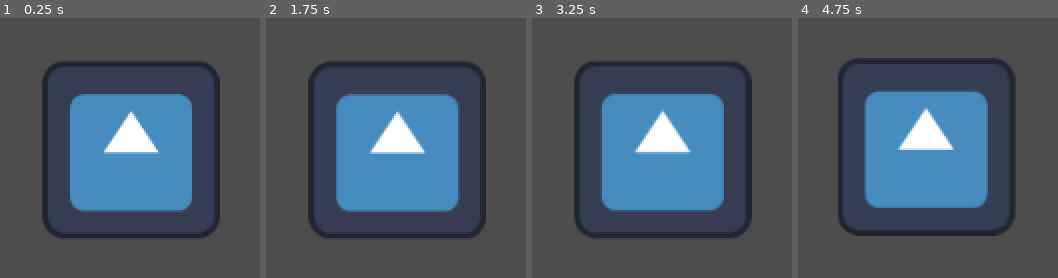
Above: before the commit, frames 1-4 (left to right).
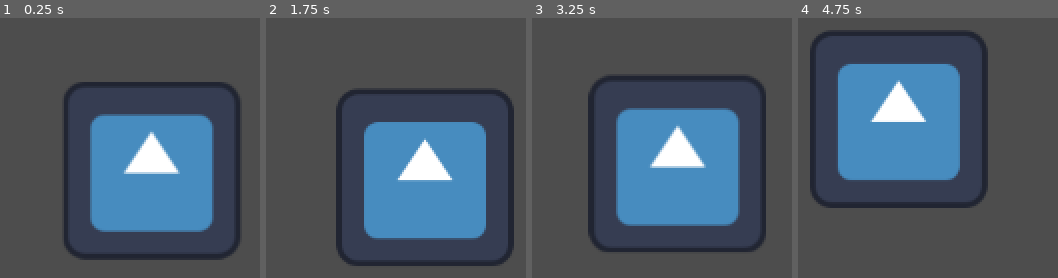
Above: after the commit, the same moments.

Repository: shafayatb/ShaderPlayground
Game: Godot game, scene res://effects/camera_shake_test.tscn
Two runs of this game, one before a commit and one after it. Both use one fixed random seed, a clock stepped at 60 frames per second and the inputs below. This scene is started directly instead of the project's main scene. The engine's default icon, where the game draws it, is replaced by a stand-in: a white triangle on a blue panel in a dark square.
Inputs:
- Up to frame 1 (0.25 s): no input
- Up to frame 2 (1.75 s): tap Enter (ui_accept) at 0.5, 0.77, 1.52 s
- Up to frame 3 (3.25 s): tap Enter (ui_accept) at 3.02 s
- Up to frame 4 (4.75 s): tap Enter (ui_accept) at 3.77, 4.52 s

The runs differ from the first frame. In frame 1, 28% of the frame differs, in the area x 16-93%, y 16-94%; in frame 2, 30%; in frame 3, 24%; in frame 4, 30%, in the area x 4-84%, y 4-84%.

Commit message:
hit particles effect

Diff:
--- a/code_shaders/ripple_reflection.tres
+++ b/code_shaders/ripple_reflection.tres
@@ -17,4 +17,4 @@
 shader_parameter/y_amount = 0.6
 shader_parameter/tint = Color(0, 0.647059, 0.764706, 1)
 shader_parameter/scale = Vector2(6.77344, 5.67188)
-shader_parameter/zoom = Vector2(0, 0.5)
+shader_parameter/zoom = Vector2(0, 0.289664)
--- a/effects/camera_shake_test.gd
+++ b/effects/camera_shake_test.gd
@@ -7,7 +7,7 @@
 	camera_shake_noise = FastNoiseLite.new()
 
 	var camera_tween = get_tree().create_tween()
-	camera_tween.tween_method(start_camera_shake, 5.0, 1.0, 0.5)
+	camera_tween.tween_method(start_camera_shake, 100.0, 1.0, 0.5)
 	camera_tween.set_loops(10)
 
 func start_camera_shake(intensity: float):
--- /dev/null
+++ b/effects/particles/hit_particles_effect.gd
@@ -0,0 +1,8 @@
+extends Node2D
+
+@onready var icon: Sprite2D = $Icon
+@onready var gpu_particles_2d: GPUParticles2D = $GPUParticles2D
+
+func _ready() -> void:
+	gpu_particles_2d.restart()
+	gpu_particles_2d.emitting = true
--- /dev/null
+++ b/effects/particles/hit_particles_effect.tscn
@@ -0,0 +1,41 @@
+[gd_scene load_steps=6 format=3 uid="uid://mc2foljvp0u5"]
+
+[ext_resource type="Script" uid="uid://bmh2nl8mymnyh" path="res://effects/particles/hit_particles_effect.gd" id="1_ns2jm"]
+[ext_resource type="Texture2D" uid="uid://nkserftbik4g" path="res://icon.svg" id="2_ay3ty"]
+
+[sub_resource type="Gradient" id="Gradient_jsiek"]
+colors = PackedColorArray(1, 1, 1, 1, 1, 1, 1, 0)
+
+[sub_resource type="GradientTexture1D" id="GradientTexture1D_fen7a"]
+gradient = SubResource("Gradient_jsiek")
+
+[sub_resource type="ParticleProcessMaterial" id="ParticleProcessMaterial_y5huy"]
+lifetime_randomness = 1.0
+particle_flag_disable_z = true
+emission_shape = 1
+emission_sphere_radius = 25.0
+direction = Vector3(1, -0.5, 0)
+initial_velocity_min = 200.0
+initial_velocity_max = 400.0
+gravity = Vector3(0, 700, 0)
+damping_min = 100.0
+damping_max = 800.0
+scale_max = 3.0
+color_ramp = SubResource("GradientTexture1D_fen7a")
+
+[node name="HitParticlesEffect" type="Node2D"]
+script = ExtResource("1_ns2jm")
+
+[node name="Icon" type="Sprite2D" parent="."]
+position = Vector2(466, 213.5)
+scale = Vector2(0.5625, 0.585938)
+texture = ExtResource("2_ay3ty")
+
+[node name="GPUParticles2D" type="GPUParticles2D" parent="."]
+position = Vector2(466, 217)
+emitting = false
+amount = 20
+lifetime = 0.8
+one_shot = true
+explosiveness = 1.0
+process_material = SubResource("ParticleProcessMaterial_y5huy")
Not shown, added: effects/particles/hit_particles_effect.gd.uid
